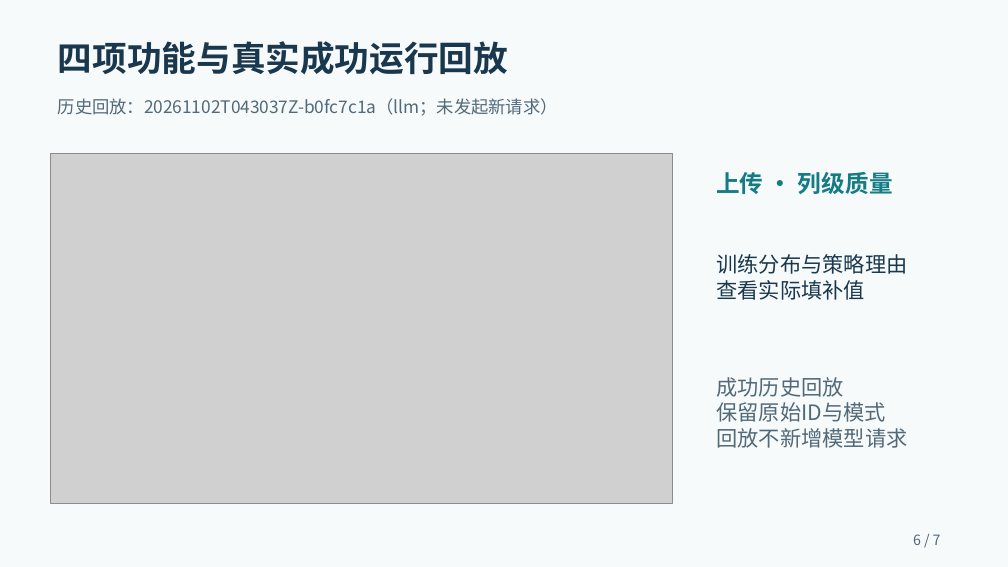
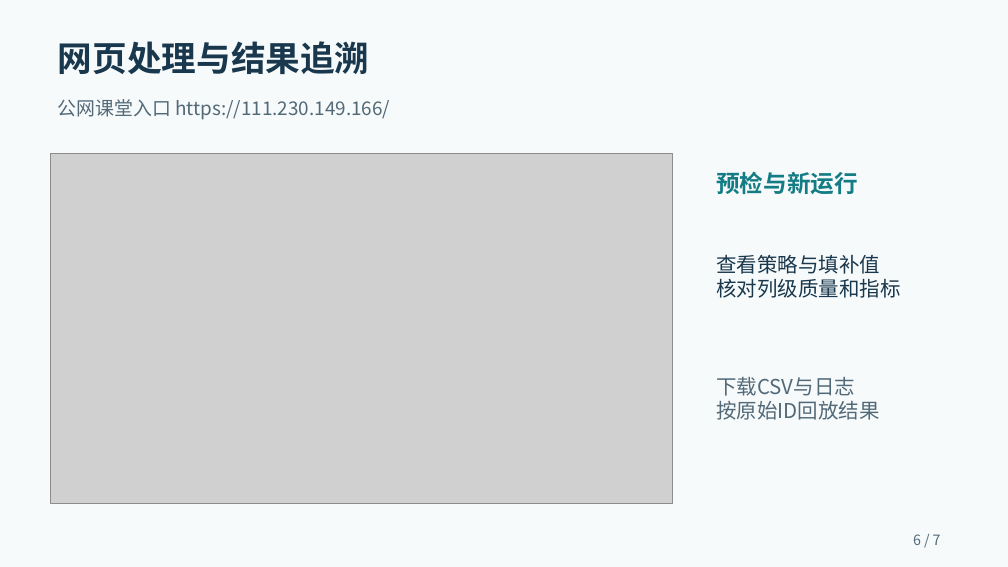
Before and after one commit to 2026-XJTU-UG-DM-Assignment-10/data_agent_course, a slide deck: slide 6 of docs/presentation.pptx. Drawn at 1008x567 pixels with LibreOffice and Linux fonts; fonts in the diff are those of the drawing; grey boxes stand for pictures. Boxes give left, top, right and bottom in pixels: in the first picture for what was removed or moved away, otherwise in the second. Text is boxed around its words. In the diff, an @@ line names an element or a change of style, - is before the commit and + after.

```diff
--- a/docs/presentation.pptx
+++ b/docs/presentation.pptx
@@ text at (58,41,370,74): text changed @@
-四项功能与真实成功运行回放
+网页处理与结果追溯
@@ text at (58,99,390,120): text changed; size 16.5 to 18 pt @@
-历史回放：20261102T043037Z-b0fc7c1a（llm；未发起新请求）
+公网课堂入口 https://111.230.149.166/
@@ text at (716,171,858,194): text changed @@
-上传 · 列级质量
+预检与新运行
@@ text at (716,254,901,298): text changed; size 20.2 to 19.5 pt @@
-训练分布与策略理由
-查看实际填补值
+查看策略与填补值
+核对列级质量和指标
@@ text at (716,377,880,420): text changed; size 20.2 to 19.5 pt @@
-成功历史回放
-保留原始ID与模式
-回放不新增模型请求
+下载CSV与日志
+按原始ID回放结果
```
Also in this commit, not shown: 6 other slides changed, 19 other files.
